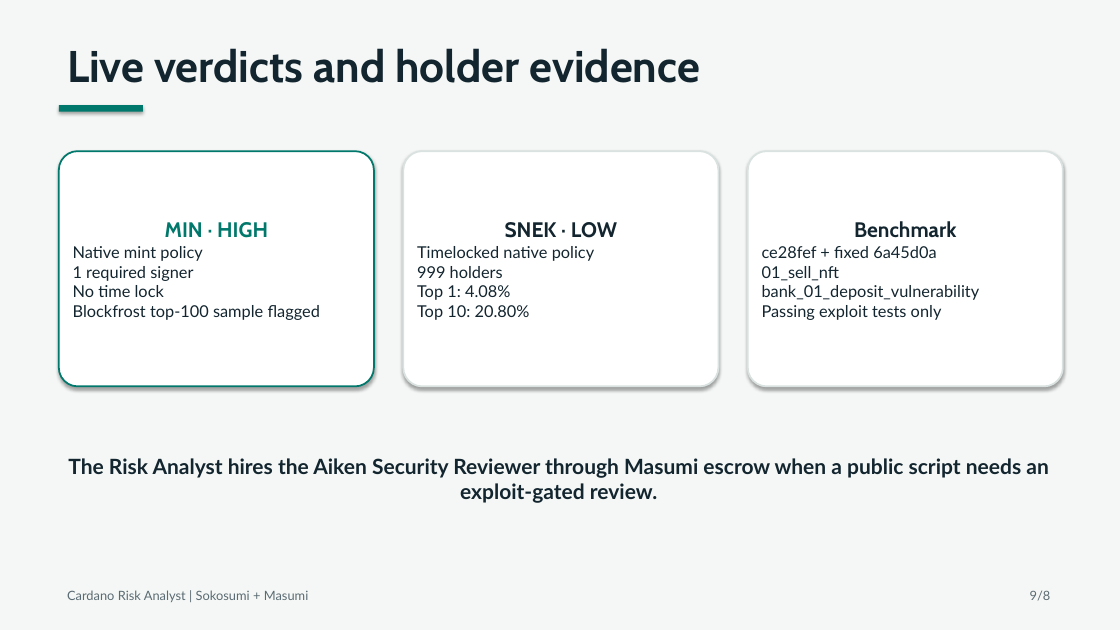
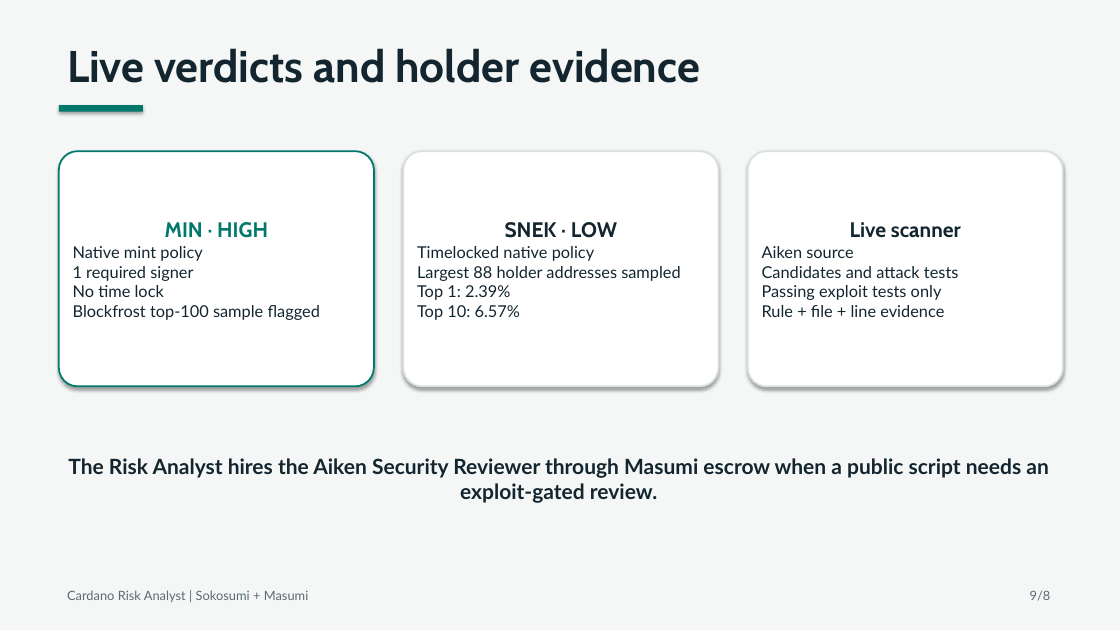
Before and after one commit to pieakshat/cardano-risk-coworker, a slide deck: slide 9 of deck/cardano-risk-analyst.pptx. Drawn at 1120x630 pixels with LibreOffice and Linux fonts; fonts in the diff are those of the drawing. Boxes give left, top, right and bottom in pixels: in the first picture for what was removed or moved away, otherwise in the second. Text is boxed around its words. In the diff, an @@ line names an element or a change of style, - is before the commit and + after.

Commit message:
Align public risk evidence and security flow

```diff
--- a/deck/cardano-risk-analyst.pptx
+++ b/deck/cardano-risk-analyst.pptx
@@ text in rounded rectangle at bbox=[762, 222, 961, 317]: text changed @@
-Benchmark
-ce28fef + fixed 6a45d0a
-01_sell_nft
-bank_01_deposit_vulnerability
-Passing exploit tests only
+Live scanner
+Aiken source
+Candidates and attack tests
+Passing exploit tests only
+Rule + file + line evidence
@@ text in rounded rectangle at bbox=[417, 246, 680, 320]: text changed @@
-Timelocked native policy
-999 holders
-Top 1: 4.08%
-Top 10: 20.80%
+Timelocked native policy
+Largest 88 holder addresses sampled
+Top 1: 2.39%
+Top 10: 6.57%
```
Also in this commit, not shown: 2 other slides changed, 4 other files.
